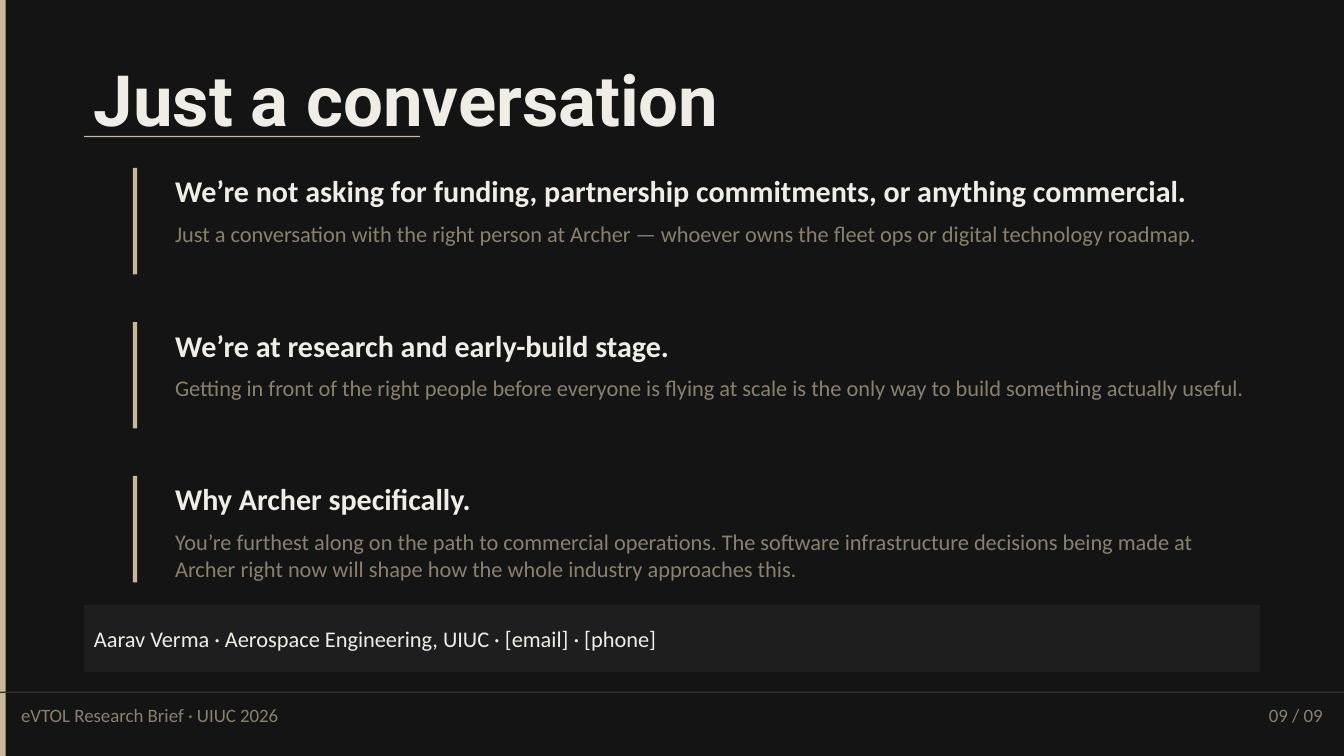
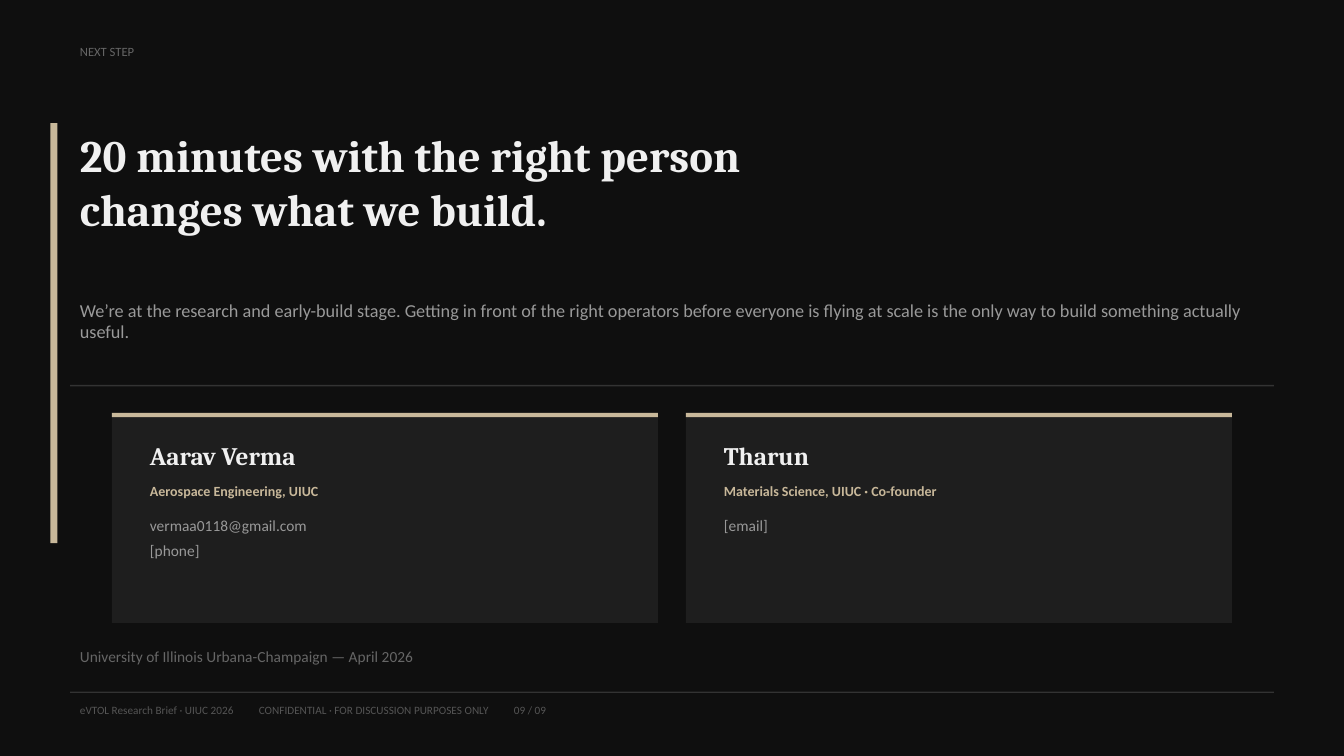
Before and after one commit to Verma0118/volant, a slide deck: slide 9 of Product/StartupPitchDeck.pptx. Drawn at 1344x756 pixels with LibreOffice and Linux fonts; fonts in the diff are those of the drawing. Boxes give left, top, right and bottom in pixels: in the first picture for what was removed or moved away, otherwise in the second. Text is boxed around its words. In the diff, an @@ line names an element or a change of style, - is before the commit and + after.

```diff
--- a/Product/StartupPitchDeck.pptx
+++ b/Product/StartupPitchDeck.pptx
@@ background #141414 to #0F0F0F @@
@@ text added at [80, 48, 134, 56], 9 pt, text #666666 @@
+NEXT STEP
@@ text removed at [94, 73, 718, 137] @@
-Just a conversation
@@ rectangle: place and size @@
-rectangle at [0, 0, 6, 756]
+rectangle at [50, 123, 57, 543]
@@ text added at [80, 141, 740, 236], 32 pt, text #F0F0F0, bold @@
+20 minutes with the right person
+changes what we build.
@@ rectangle removed at [84, 136, 419, 137] @@
@@ rectangle removed at [133, 168, 137, 275] @@
@@ text removed at [175, 180, 1186, 207] @@
-We’re not asking for funding, partnership commitments, or anything commercial.
@@ text removed at [175, 226, 1195, 246] @@
-Just a conversation with the right person at Archer — whoever owns the fleet ops or digital technology roadmap.
@@ text at [80, 304, 1240, 338]: text changed; size 16 to 13 pt; text colour #8A8070 to #999999 @@
-Getting in front of the right people before everyone is flying at scale is the only way to build something actually useful.
+We’re at the research and early-build stage. Getting in front of the right operators before everyone is flying at scale is the only way to build something actually useful.
@@ rectangle removed at [133, 322, 137, 429] @@
@@ text removed at [175, 335, 669, 362] @@
-We’re at research and early-build stage.
@@ rectangle added at [70, 385, 1273, 386], fill #333333 @@
@@ rectangle added at [112, 413, 658, 623], fill #1E1E1E @@
@@ rectangle added at [112, 413, 658, 417], fill #C8B89A @@
@@ rectangle added at [687, 413, 1233, 623], fill #1E1E1E @@
@@ rectangle added at [687, 413, 1233, 417], fill #C8B89A @@
@@ text added at [150, 448, 296, 465], 18 pt, text #F0F0F0, bold @@
+Aarav Verma
@@ text added at [724, 447, 809, 465], 18 pt, text #F0F0F0, bold @@
+Tharun
@@ rectangle removed at [133, 476, 137, 583] @@
@@ text added at [150, 486, 318, 499], 10 pt, text #C8B89A, bold @@
+Aerospace Engineering, UIUC
@@ text removed at [175, 489, 471, 515] @@
-Why Archer specifically.
@@ text added at [724, 486, 936, 498], 10 pt, text #C8B89A, bold @@
+Materials Science, UIUC · Co-founder
@@ text added at [150, 520, 307, 534], 11 pt, text #999999 @@
+vermaa0118@gmail.com
@@ text removed at [175, 534, 1192, 581] @@
-You’re furthest along on the path to commercial operations. The software infrastructure decisions being made at Archer right now will shape how the whole industry approaches this.
@@ text added at [724, 520, 768, 533], 11 pt, text #999999 @@
+[email]
@@ text added at [150, 545, 200, 559], 11 pt, text #999999 @@
+[phone]
@@ rectangle removed at [84, 605, 1260, 673] @@
-Aarav Verma · Aerospace Engineering, UIUC · [email] · [phone]
@@ text added at [80, 651, 413, 665], 11 pt, text #666666 @@
+University of Illinois Urbana-Champaign — April 2026
@@ rectangle: place and size @@
-rectangle at [0, 692, 1344, 693]
+rectangle at [70, 692, 1273, 693]
@@ rectangle at [70, 692, 1273, 693]: fill #2E2E2E to #333333 @@
@@ text at [80, 706, 546, 714]: text changed; size 13.5 to 8 pt; text colour #8A8070 to #555555 @@
-eVTOL Research Brief · UIUC 2026
+eVTOL Research Brief · UIUC 2026 CONFIDENTIAL · FOR DISCUSSION PURPOSES ONLY 09 / 09
@@ text removed at [1269, 710, 1323, 722] @@
-09 / 09
```
Also in this commit, not shown: 3 other slides changed, 5 slides added, 5 slides removed, 1 other file.
